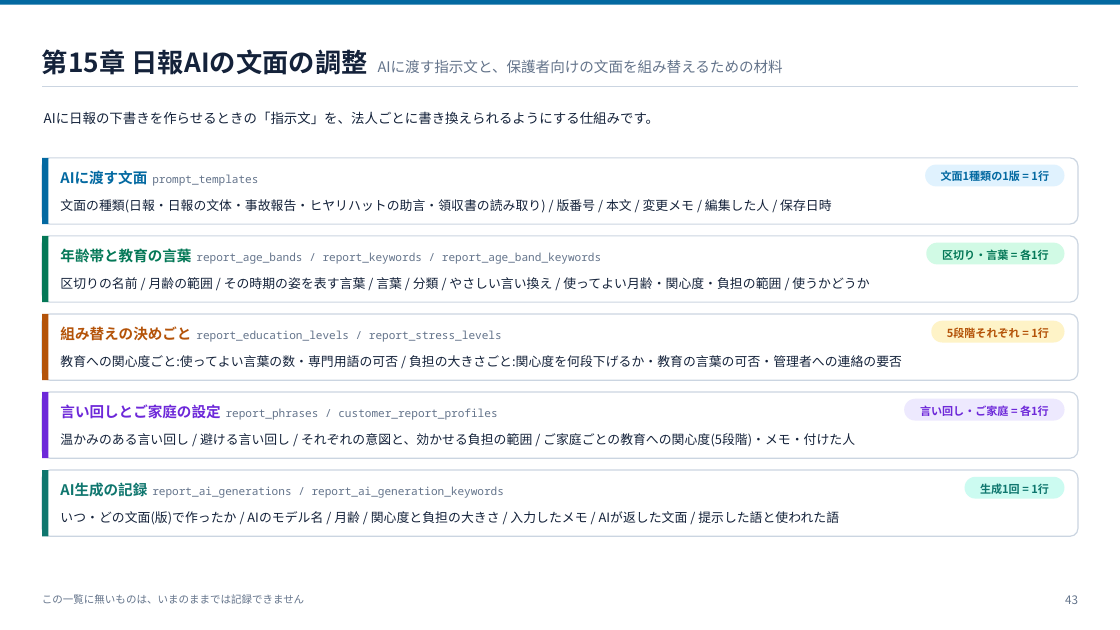
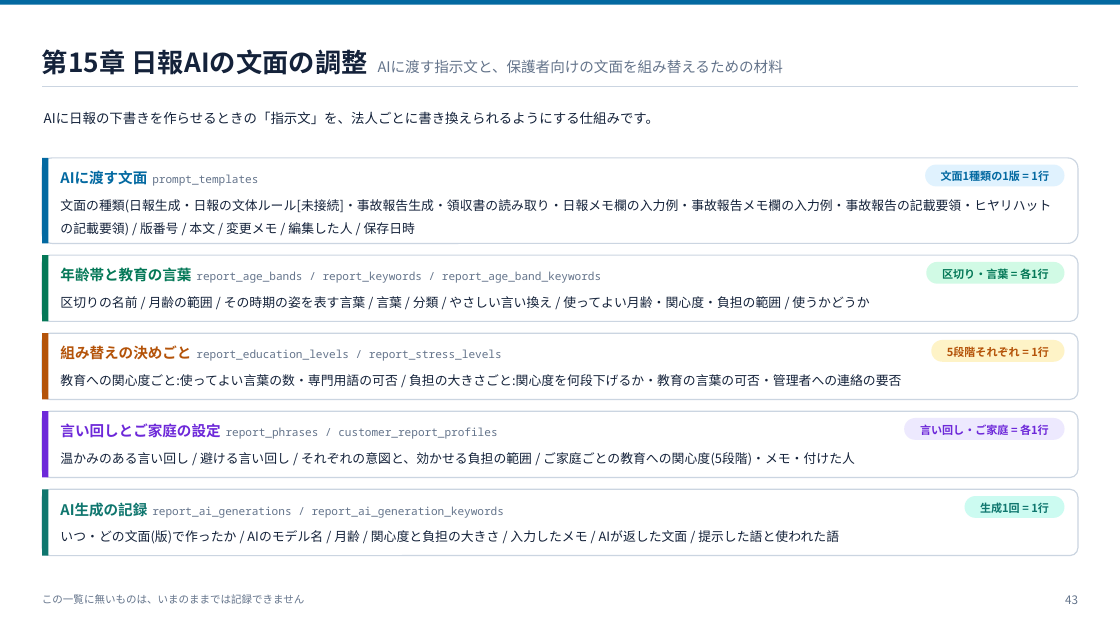
Before and after one commit to ohru131/katahimo-app, a slide deck: slide 43 of doc/slides/db-for-business.pptx. Drawn at 1120x630 pixels with LibreOffice and Linux fonts; fonts in the diff are those of the drawing. Boxes give left, top, right and bottom in pixels: in the first picture for what was removed or moved away, otherwise in the second. Text is boxed around its words. In the diff, an @@ line names an element or a change of style, - is before the commit and + after.

```diff
--- a/doc/slides/db-for-business.pptx
+++ b/doc/slides/db-for-business.pptx
@@ rounded rectangle: place and size @@
-rounded rectangle at box(42, 158, 1078, 224)
+rounded rectangle at box(42, 158, 1078, 244)
@@ rectangle: place and size @@
-rectangle at box(42, 158, 48, 224)
+rectangle at box(42, 158, 48, 244)
@@ text at box(60, 199, 1051, 236): text changed @@
-文面の種類(日報・日報の文体・事故報告・ヒヤリハットの助言・領収書の読み取り) / 版番号 / 本文 / 変更メモ / 編集した人 / 保存日時
+文面の種類(日報生成・日報の文体ルール[未接続]・事故報告生成・領収書の読み取り・日報メモ欄の入力例・事故報告メモ欄の入力例・事故報告の記載要領・ヒヤリハットの記載要領) / 版番号 / 本文 / 変更メモ / 編集した人 / 保存日時
@@ 8 texts, 8 rounded rectangles, 4 rectangles: place and size @@
-8 texts, 8 rounded rectangles, 4 rectangles at box(42, 236, 1078, 537)
+8 texts, 8 rounded rectangles, 4 rectangles at box(42, 255, 1078, 556)
```
Also in this commit, not shown: 1 other slide changed, 4 other files.
